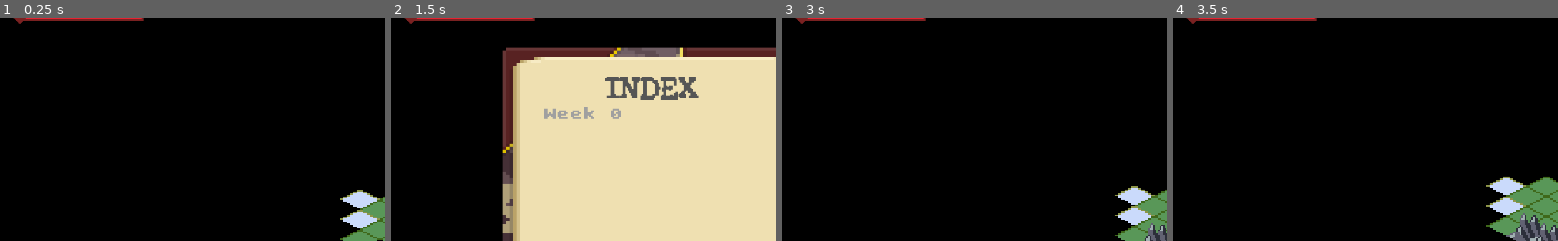
Above: before the commit, frames 1-4 (left to right).
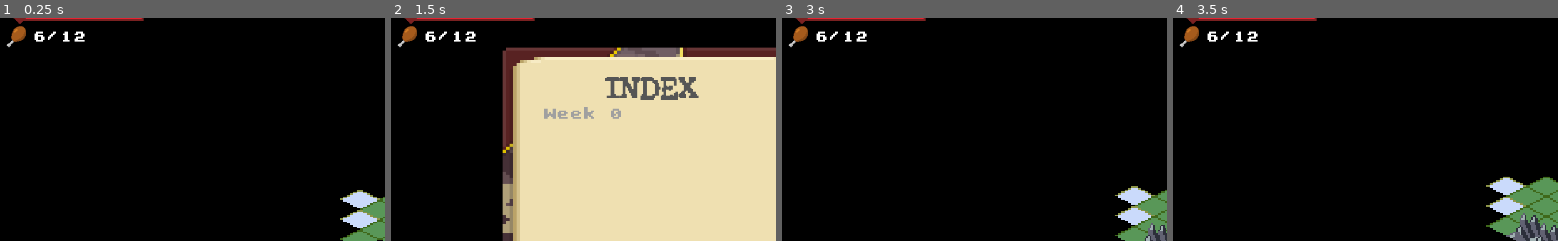
Above: after the commit, the same moments.

Repository: ZeeHatcher/project-forgotten
Game: Godot game, scene res://scenes/main/main.tscn
Same seed, same stepped clock (60 frames per second), same inputs: the game is played once before the commit and once after it. This scene is started directly instead of the project's main scene.
Inputs (mouse positions are % of the whole screen's width and height, from its top left):
- Up to frame 1 (0.25 s): no input
- Up to frame 2 (1.5 s): click (86, 91) at 0.5 s; click (91, 91) at 1.25 s
- Up to frame 3 (3 s): click (97, 91) at 2 s; tap Enter at 2.75 s; move the mouse to (75, 45) at 2.77 s; hold D (move_right) from 2.78 s (still down); hold Tab (journal) from 2.78 s (still down); click (75, 45) at 2.92 s
- Up to frame 4 (3.5 s): keep holding D (move_right); keep holding Tab (journal)
The pictures show only the part of the screen within x 0-50%, y 5-55%; the shares and areas given below are measured in that part.

The runs differ from the first frame. In frame 1, 0.6% of the frame differs, in the area x 1-23%, y 3-14%; in frame 2, 0.6%; in frame 3, 0.6%; in frame 4, 0.6%.

Commit message:
feat: redesign food ui

Diff:
--- a/scenes/main/main.tscn
+++ b/scenes/main/main.tscn
@@ -24,6 +24,7 @@
 [ext_resource path="res://themes/default_body.tres" type="Theme" id=22]
 [ext_resource path="res://ui/inventory_list.gd" type="Script" id=23]
 [ext_resource path="res://resources/player_inventory.tres" type="Resource" id=24]
+[ext_resource path="res://ui/food_counter/food_counter.tscn" type="PackedScene" id=25]
 
 [sub_resource type="StyleBoxEmpty" id=4]
 
@@ -101,11 +102,16 @@
 margin_left = 16.0
 margin_top = 16.0
 margin_right = 1904.0
-margin_bottom = 70.0
+margin_bottom = 126.0
 
 [node name="HealthBar" parent="CanvasLayer/MarginContainer/VBoxContainer" instance=ExtResource( 7 )]
 margin_right = 1888.0
 margin_bottom = 54.0
+
+[node name="FoodCounter" parent="CanvasLayer/MarginContainer/VBoxContainer" instance=ExtResource( 25 )]
+margin_top = 58.0
+margin_right = 1888.0
+margin_bottom = 110.0
 
 [node name="TextureProgress" type="TextureProgress" parent="CanvasLayer"]
 visible = false
--- a/ui/counter/counter.tscn
+++ /dev/null
@@ -1,22 +0,0 @@
-[gd_scene load_steps=3 format=2]
-
-[ext_resource path="res://ui/counter/counter.gd" type="Script" id=1]
-[ext_resource path="res://assets/placeholder_heart.png" type="Texture" id=2]
-
-[node name="Counter" type="HBoxContainer"]
-script = ExtResource( 1 )
-
-[node name="Icon" type="TextureRect" parent="."]
-margin_right = 16.0
-margin_bottom = 16.0
-rect_min_size = Vector2( 16, 16 )
-size_flags_vertical = 4
-texture = ExtResource( 2 )
-expand = true
-
-[node name="Label" type="Label" parent="."]
-margin_left = 20.0
-margin_top = 1.0
-margin_right = 57.0
-margin_bottom = 15.0
-text = "12/24"
--- /dev/null
+++ b/ui/food_counter/food_counter.gd
@@ -0,0 +1,17 @@
+extends HBoxContainer
+
+
+export(Resource) var food
+
+onready var _counter := $Counter
+
+
+# Called when the node enters the scene tree for the first time.
+func _ready():
+	_counter.max_value = food.max_value
+	_counter.value = food.value
+	food.connect("value_changed", self, "_on_value_changed")
+
+
+func _on_value_changed() -> void:
+	_counter.value = food.value
--- /dev/null
+++ b/ui/food_counter/food_counter.tscn
@@ -0,0 +1,28 @@
+[gd_scene load_steps=6 format=2]
+
+[ext_resource path="res://ui/counter/counter.gd" type="Script" id=1]
+[ext_resource path="res://assets/ui/food.png" type="Texture" id=2]
+[ext_resource path="res://themes/default_body.tres" type="Theme" id=3]
+[ext_resource path="res://ui/food_counter/food_counter.gd" type="Script" id=4]
+[ext_resource path="res://resources/player_food.tres" type="Resource" id=5]
+
+[node name="FoodCounter" type="HBoxContainer"]
+margin_right = 40.0
+margin_bottom = 40.0
+custom_constants/separation = 16
+script = ExtResource( 4 )
+food = ExtResource( 5 )
+
+[node name="TextureRect" type="TextureRect" parent="."]
+margin_right = 47.0
+margin_bottom = 52.0
+texture = ExtResource( 2 )
+
+[node name="Counter" type="Label" parent="."]
+margin_left = 63.0
+margin_top = 10.0
+margin_right = 223.0
+margin_bottom = 42.0
+theme = ExtResource( 3 )
+text = "10/20"
+script = ExtResource( 1 )
--- a/ui/top_bar/top_bar.gd
+++ /dev/null
@@ -1,33 +0,0 @@
-extends PanelContainer
-
-
-export(Resource) var player_health
-export(Resource) var player_food
-
-onready var _health_counter := $"%HealthCounter"
-onready var _food_counter := $"%FoodCounter"
-
-
-func _ready() -> void:
-	_health_counter.max_value = player_health.max_value
-	_health_counter.value = player_health.value
-
-	_food_counter.max_value = player_food.max_value
-	_food_counter.value = player_food.value
-
-	connect_resource_signals()
-
-
-func connect_resource_signals():
-	player_health.connect("value_changed", self, "_on_player_health_changed")
-	player_food.connect("value_changed", self, "_on_player_food_changed")
-	_on_player_health_changed()
-	_on_player_food_changed()
-
-
-func _on_player_health_changed() -> void:
-	_health_counter.value = player_health.value
-
-
-func _on_player_food_changed() -> void:
-	_food_counter.value = player_food.value
--- a/ui/top_bar/top_bar.tscn
+++ /dev/null
@@ -1,33 +0,0 @@
-[gd_scene load_steps=7 format=2]
-
-[ext_resource path="res://ui/top_bar/top_bar.gd" type="Script" id=1]
-[ext_resource path="res://ui/counter/counter.tscn" type="PackedScene" id=2]
-[ext_resource path="res://resources/player_health.tres" type="Resource" id=3]
-[ext_resource path="res://resources/player_food.tres" type="Resource" id=4]
-[ext_resource path="res://assets/placeholder_steak.png" type="Texture" id=5]
-[ext_resource path="res://assets/placeholder_heart.png" type="Texture" id=6]
-
-[node name="TopBar" type="PanelContainer"]
-anchor_right = 1.0
-script = ExtResource( 1 )
-player_health = ExtResource( 3 )
-player_food = ExtResource( 4 )
-
-[node name="HBoxContainer" type="HBoxContainer" parent="."]
-margin_left = 7.0
-margin_top = 7.0
-margin_right = 1017.0
-margin_bottom = 23.0
-
-[node name="HealthCounter" parent="HBoxContainer" instance=ExtResource( 2 )]
-unique_name_in_owner = true
-margin_right = 57.0
-margin_bottom = 16.0
-icon_texture = ExtResource( 6 )
-
-[node name="FoodCounter" parent="HBoxContainer" instance=ExtResource( 2 )]
-unique_name_in_owner = true
-margin_left = 61.0
-margin_right = 118.0
-margin_bottom = 16.0
-icon_texture = ExtResource( 5 )
Binary file added: assets/ui/food.png
Not shown, added: assets/ui/food.png.import
Not shown: 1 places in scenes/main/main.tscn that only renumber resources
